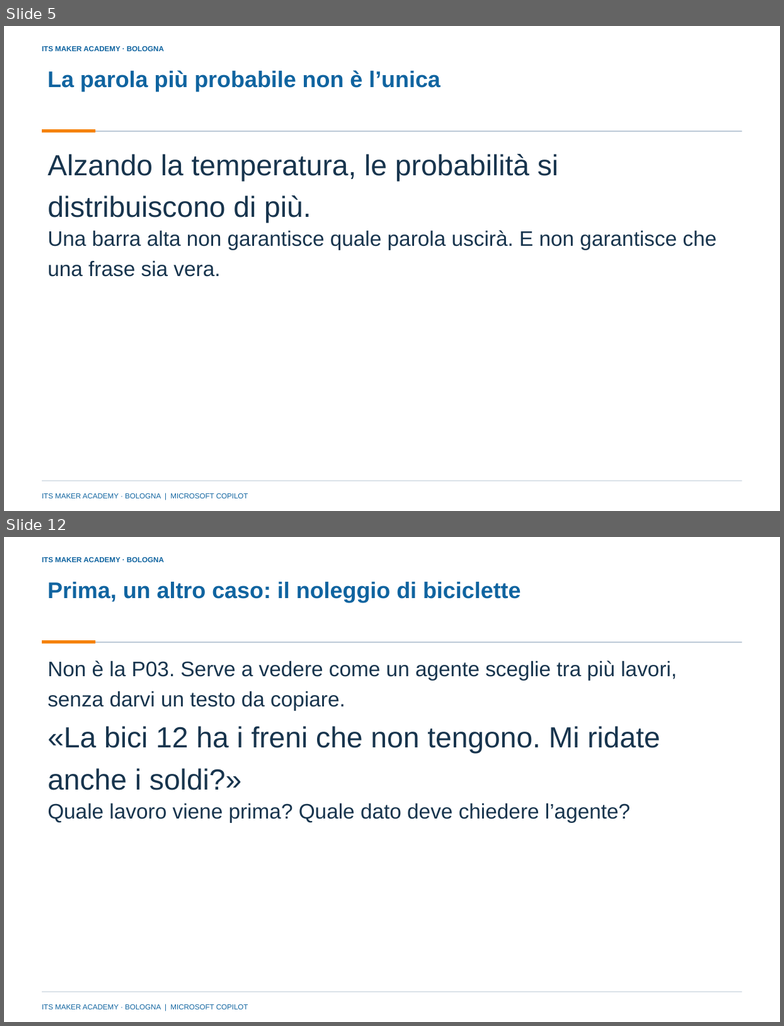
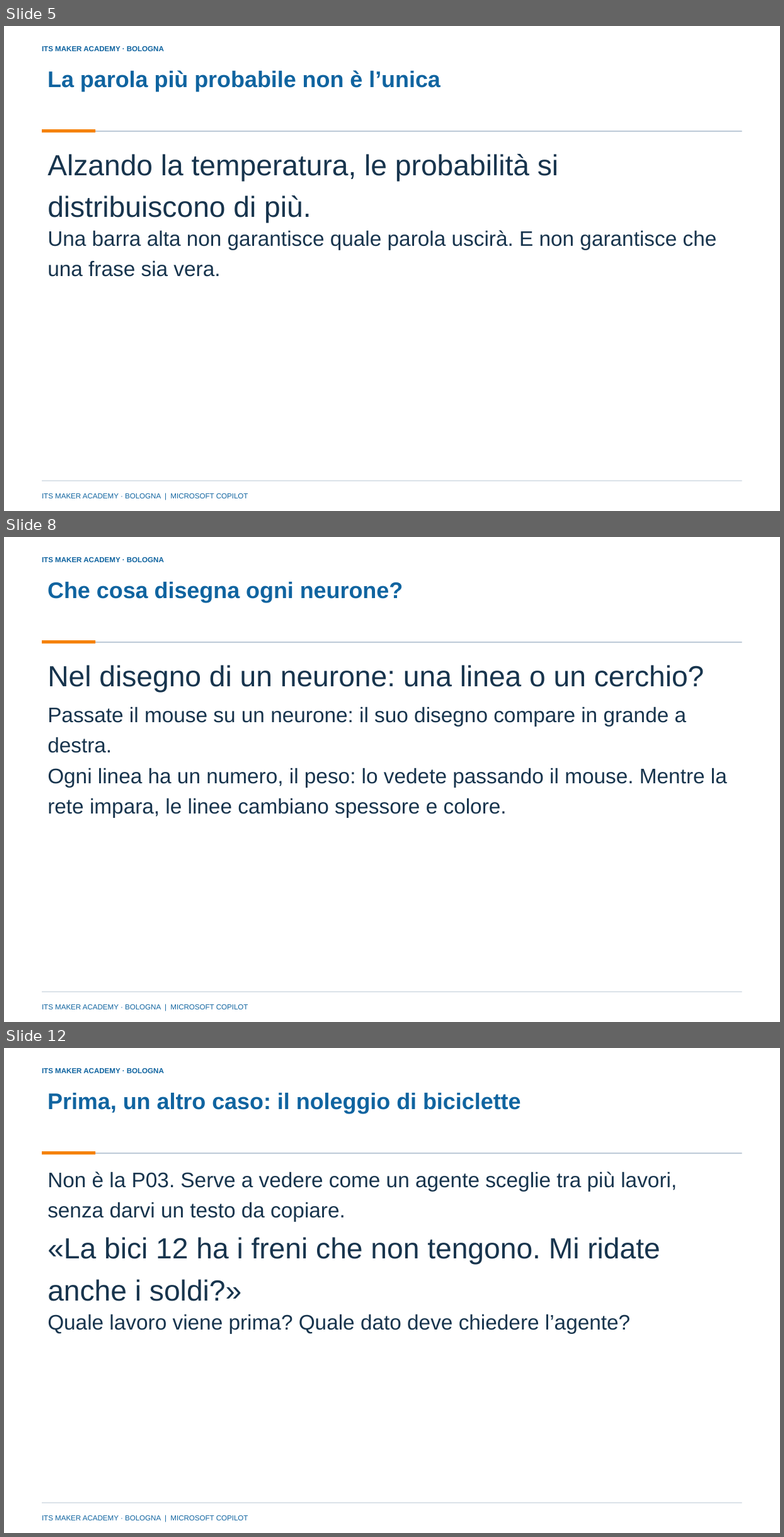
Before and after one commit to franzo9393/ITSCorso_UnslothStudio-Git, a slide deck: lezione 4 - reti neurali e agenti con orchestrazione/Lezione4_Reti_neurali_e_agenti_con_orchestrazione_ITS_MAKER.pptx. Shown one above the other, each under a label of ours: slides 5 and 12 before the commit, slides 5, 8 and 12 after it; the slides between them are not shown. The pictures are 784x1026 and 784x1537 pixels, drawn with LibreOffice and Linux fonts; fonts in the diff are those of the drawing; background and template pictures are left out. Boxes give left, top, right and bottom in pixels: in the first picture for what was removed or moved away, otherwise in the second. Text is boxed around its words. In the diff, an @@ line names an element or a change of style, - is before the commit and + after.

```diff
--- a/lezione 4 - reti neurali e agenti con orchestrazione/Lezione4_Reti_neurali_e_agenti_con_orchestrazione_ITS_MAKER.pptx
+++ b/lezione 4 - reti neurali e agenti con orchestrazione/Lezione4_Reti_neurali_e_agenti_con_orchestrazione_ITS_MAKER.pptx
@@ slide 8 added at <box>4,537,780,1022</box>, background picture (left out); not listed: 5 template elements that a slide beside it also shows @@
@@ title added at <box>47,582,403,603</box>, 28 pt, text #1064A0, bold @@
+Che cosa disegna ogni neurone?
@@ text added at <box>47,665,705,693</box>, 36 pt, text #17344D @@
+Nel disegno di un neurone: una linea o un cerchio?
@@ text added at <box>47,706,687,753</box>, 26 pt, text #17344D @@
+Passate il mouse su un neurone: il suo disegno compare in grande a destra.
@@ text added at <box>47,768,727,818</box>, 26 pt, text #17344D @@
+Ogni linea ha un numero, il peso: lo vedete passando il mouse. Mentre la rete impara, le linee cambiano spessore e colore.
```
Also in this commit, not shown: 2 slides changed, 3 other slides added, 4 slides removed, 10 other files.
